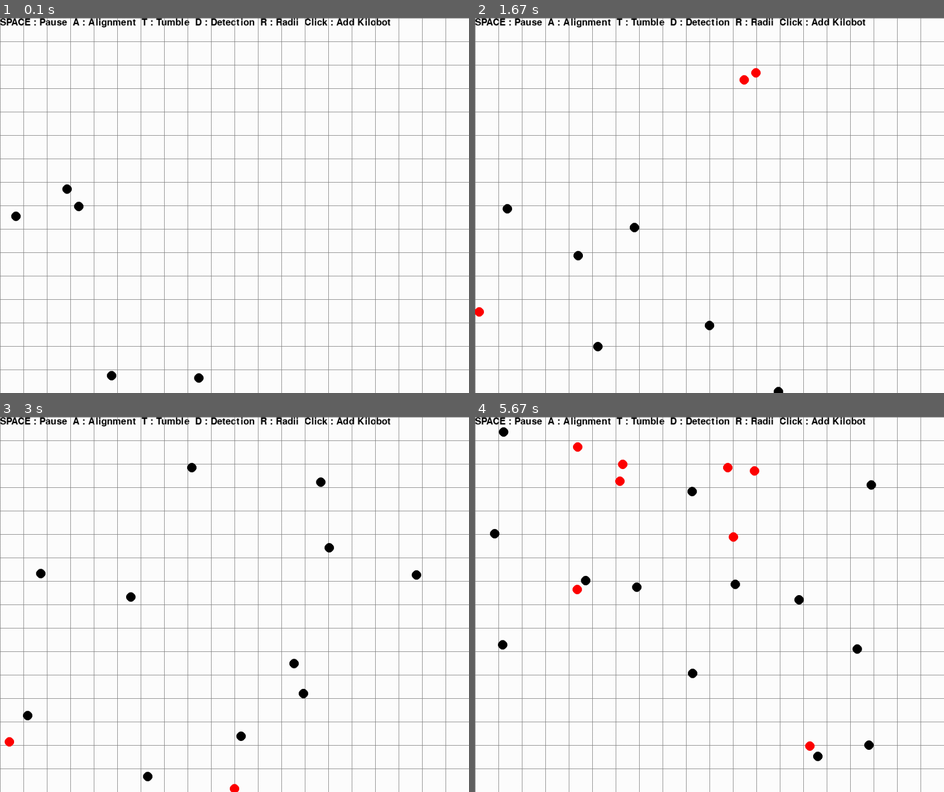
Above: before the commit, frames 1-4 (two rows, left to right).
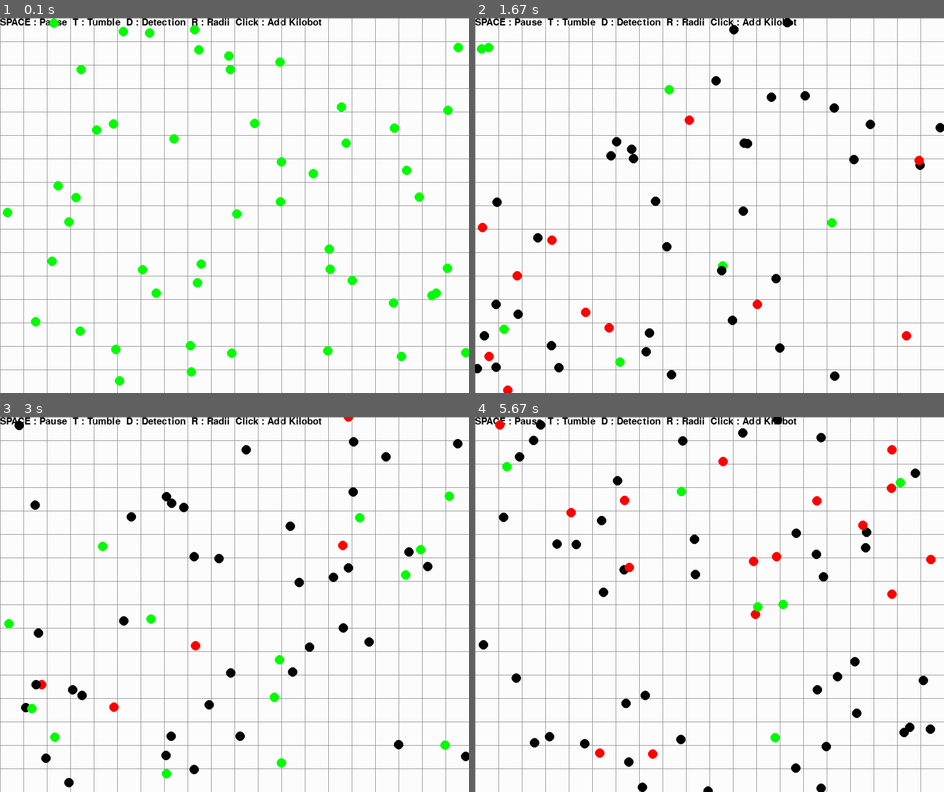
Above: after the commit, the same moments.

Repository: ks20447/Technical_Project
Game: pygame game, started from pygamesim.py
Two runs of this game, one before a commit and one after it. Both use one fixed random seed, a clock stepped at 60 frames per second and the inputs below.
Inputs (mouse positions are in pixels of both pictures, inside the frame that each line leads up to):
- Up to frame 1 (0.1 s): no input
- Up to frame 2 (1.67 s): click (709, 205) at 0.38 s; click (596, 209) at 0.72 s; click (779, 74) at 1.05 s; click (718, 78) at 1.38 s
- Up to frame 3 (3 s): click (239, 645) at 1.72 s; click (356, 664) at 2.05 s; tap Space at 2.4, 2.7 s; click (328, 574) at 2.42 s; click (403, 574) at 2.88 s
- Up to frame 4 (5.67 s): click (873, 675) at 3.22 s; click (728, 589) at 3.55 s; click (606, 537) at 3.88 s; click (836, 645) at 4.22 s; click (634, 484) at 4.55 s; click (873, 600) at 4.88 s; click (620, 514) at 5.22 s; click (681, 492) at 5.55 s

The runs differ from the first frame. In frame 1, 3.1% of the frame differs, in the area x 0-100%, y 0-99%; in frame 2, 3.4%; in frame 3, 3.7%; in frame 4, 4.4%, in the area x 0-99%, y 0-100%.

Commit message:
Added neighbor count to data

Diff:
--- a/kilobots.py
+++ b/kilobots.py
@@ -1,7 +1,6 @@
 import random
 import math
 from scipy.stats import bernoulli
-
 
 
 WIDTH, HEIGHT = 1000, 800       # Domain size (pixels correspond to mm)
@@ -51,6 +50,7 @@
         self.step_since_adjust = 0
         self.step_since_colliding = 0
         self.adjust_tick = 0
+        self.neighbor_count = 0
         self.tumbling = False
         self.adjusting = False
         self.colliding = False
@@ -88,11 +88,12 @@
             kilobots (list): List of all other Kilobots
         """
         avg_theta = 0
-        count = 0
+        count = 1
         if self.adjust_tick == 0:
             self.adjust_tick = milliseconds_to_frames(ADJUST_TICK)
+            avg_theta = self.theta
             for kilobot in kilobots:
-                if self.distance_from_neighbor(kilobot) < DETECT_RADIUS:
+                if kilobot != self and self.distance_from_neighbor(kilobot) < DETECT_RADIUS:
                     avg_theta += kilobot.theta
                     count += 1
             if count > 1:
@@ -102,9 +103,11 @@
                 self.adjusting = True
                 self.step_since_adjust = 0
                 self.detection = BLUE
+                self.neighbor_count = count - 1
             else:
                 self.status = STATES["RUNNING"]
                 self.detection = BLACK
+                self.neighbor_count = 0
         else:
             self.adjust_tick -= 1
 
--- a/pygamesim.py
+++ b/pygamesim.py
@@ -1,16 +1,14 @@
 import pygame
-import random
 import math
 import sys
 import pandas as pd
-from scipy.stats import bernoulli
 from kilobots import *
 
 
-# Simulation time (=math.inf for continuous running but no data collection)
-SIM_TIME = math.inf
+# Simulation time (ms) (=math.inf for continuous running but no data collection)
+SIM_TIME = 20000
 # Number of Kilobots to begin simulation with
-NUM_KILOBOTS = 5
+NUM_KILOBOTS = 50
 
 
 def handle_inputs(event):
@@ -24,8 +22,6 @@
         detecting = not detecting
     if event.key == pygame.K_r:
         radii = not radii
-    if event.key == pygame.K_a:
-        ALIGNMENT *= -1
 
 
 if __name__ == "__main__":
@@ -43,7 +39,7 @@
     simulating = True
     paused = False
     tumbling = True
-    detecting = False
+    detecting = True
     radii = False
 
     while len(kilobots) < NUM_KILOBOTS:
@@ -54,7 +50,7 @@
             kilobots.append(kilobot)
 
     font = pygame.font.Font(None, 30)
-    text = "SPACE : Pause  A : Alignment  T : Tumble  D : Detection  R : Radii  Click : Add Kilobot"
+    text = "SPACE : Pause  T : Tumble  D : Detection  R : Radii  Click : Add Kilobot"
 
     while simulating:
 
@@ -88,13 +84,17 @@
             for kilobot_id, kilobot in enumerate(kilobots):
 
                 if not paused:
+
                     if time_step % milliseconds_to_frames(100) == 0 and SIM_TIME != math.inf:
                         # Record kilobot information
-                        kilobot_info = {"TimeStep": time_step, "KilobotID": kilobot_id, "X": int(kilobot.x), "Y": int(kilobot.y), "Theta": round(kilobot.theta, 2)}
+                        kilobot_info = {"TimeStep": time_step, "KilobotID": kilobot_id,
+                                        "X": int(kilobot.x), "Y": int(kilobot.y),
+                                        "Theta": round(kilobot.theta, 2), "Neighbors": int(kilobot.neighbor_count)}
                         kilobot_df = pd.concat([kilobot_df, pd.DataFrame([kilobot_info])], ignore_index=True)
 
                     if detecting:
                         kilobot.neighbor_detect(kilobots)
+
                     kilobot.events()
                     if tumbling:
                         kilobot.tumble()
